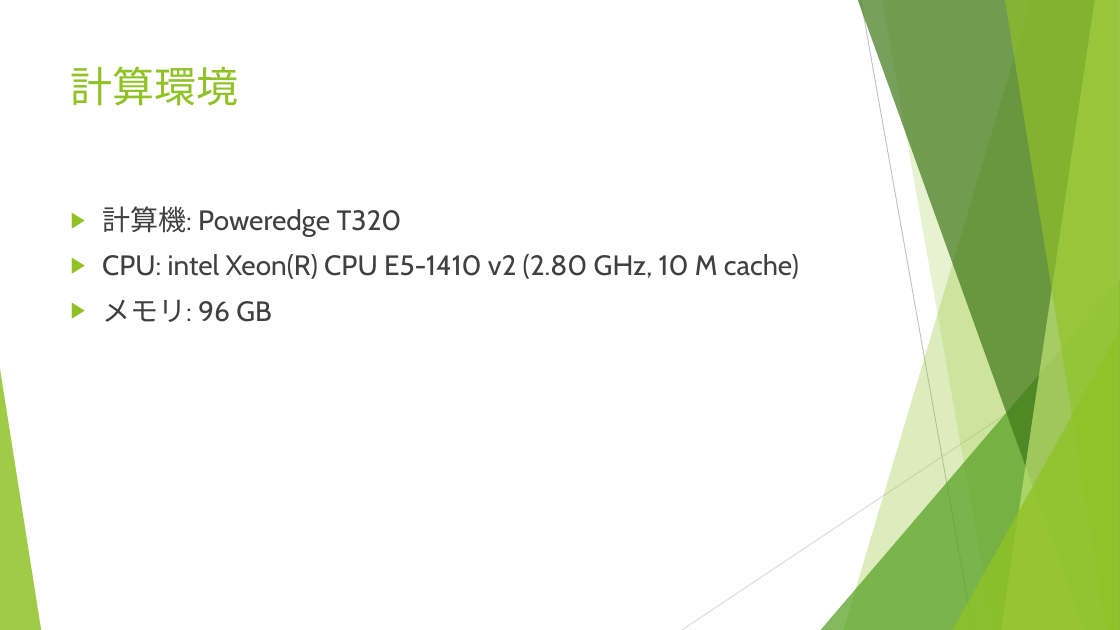
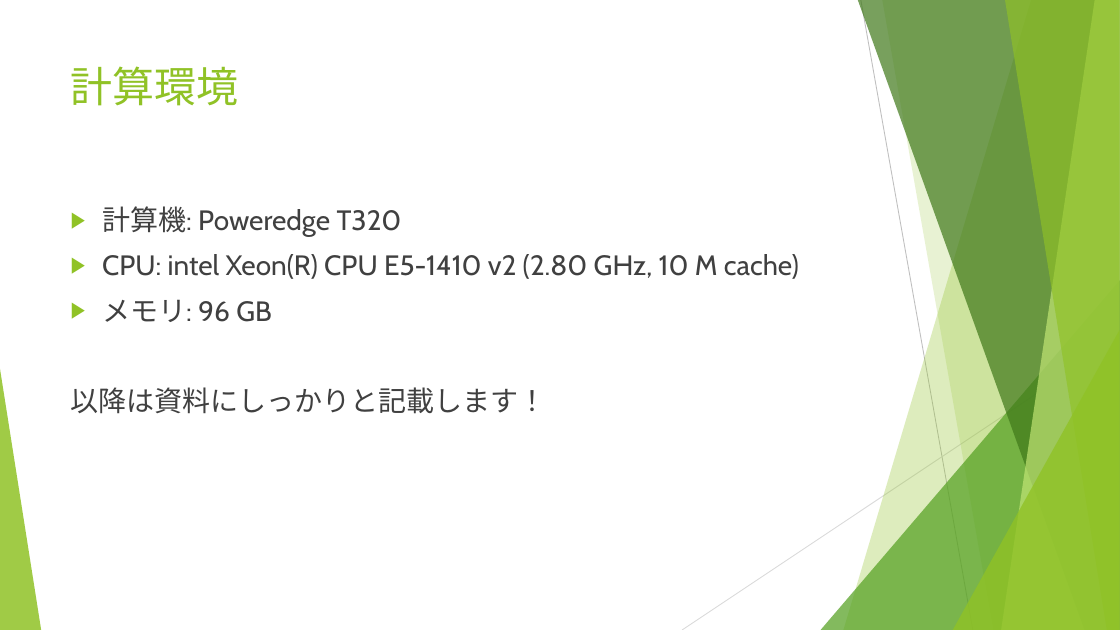
Before and after one commit to r-kurosu/kline_new, a slide deck: slide 21 of 11_30_共有資料.pptx. Drawn at 1120x630 pixels with LibreOffice and Linux fonts; fonts in the diff are those of the drawing. Boxes give left, top, right and bottom in pixels: in the first picture for what was removed or moved away, otherwise in the second. Text is boxed around its words. In the diff, an @@ line names an element or a change of style, - is before the commit and + after.

Commit message:
少しだけ変えた

```diff
--- a/11_30_共有資料.pptx
+++ b/11_30_共有資料.pptx
@@ text at <box>71,387,547,414</box>: paragraph added @@
+以降は資料にしっかりと記載します！
```
